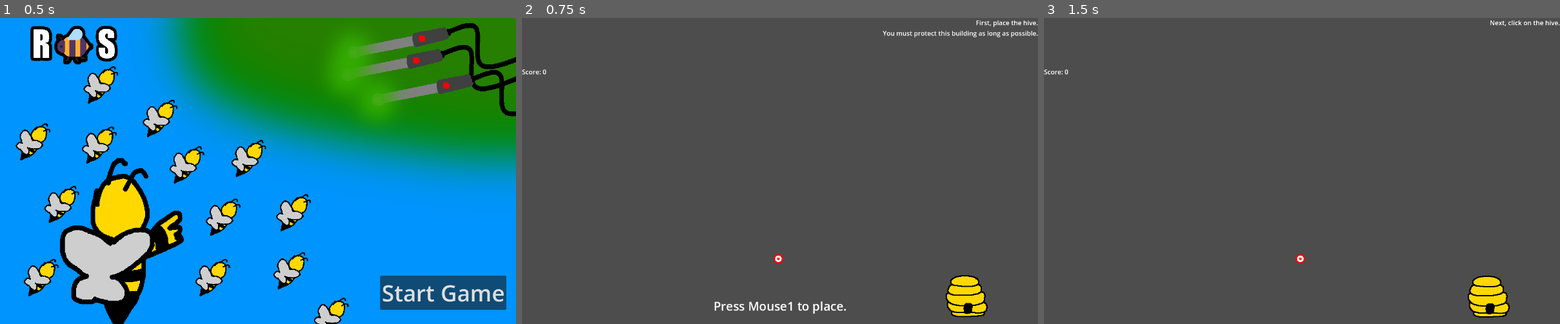
Above: before the commit, frames 1-3 (left to right).
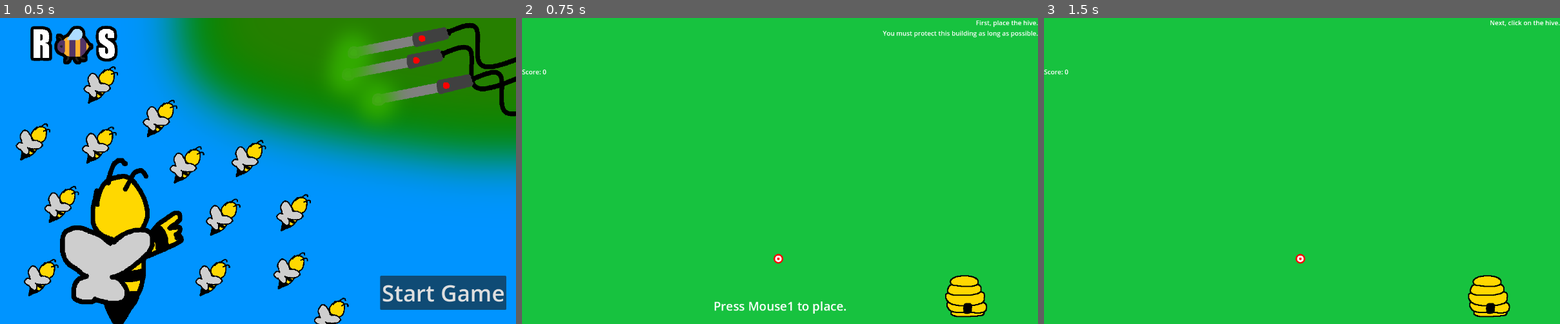
Above: after the commit, the same moments.

Repository: SHyguymoll/EGDxSGDASpring2023
Game: Godot game, scene res://scenes/Main.tscn
Two runs of this game, one before a commit and one after it. Both use one fixed random seed, a clock stepped at 60 frames per second and the inputs below.
Inputs (mouse positions are in pixels of both pictures, inside the frame that each line leads up to):
- Up to frame 1 (0.5 s): no input
- Up to frame 2 (0.75 s): click "Start Game" at 0.5 s
- Up to frame 3 (1.5 s): tap Enter at 1.25 s; move the mouse to (1487, 293) at 1.27 s; click (1487, 293) at 1.42 s

Frame 1 is identical in both runs. In frame 2, 99% of the frame differs, in the area x 0-100%, y 0-100%; in frame 3, 99%.

Commit message:
Web preset, the grass is greener, camera scrolling is too finicky so I disabled it

Diff:
--- a/project.godot
+++ b/project.godot
@@ -19,6 +19,7 @@
 
 window/size/viewport_width=1280
 window/size/viewport_height=760
+window/stretch/mode="viewport"
 
 [editor]
 
@@ -60,3 +61,4 @@
 [rendering]
 
 textures/canvas_textures/default_texture_filter=0
+environment/defaults/default_clear_color=Color(0.0901961, 0.760784, 0.247059, 1)
--- a/scenes/Enemies/target.tscn
+++ b/scenes/Enemies/target.tscn
@@ -24,7 +24,7 @@
 health_max = 0.1
 atk_timer = 1000.0
 accuracy = 0.01
-score_gain = 50
+score_gain = 1
 formation_closeness = 100.0
 team = "Evil"
 
@@ -38,7 +38,7 @@
 
 [node name="HurtBox" type="Area2D" parent="."]
 collision_layer = 8
-collision_mask = 4
+collision_mask = 0
 
 [node name="EffectArea" type="CollisionShape2D" parent="HurtBox"]
 shape = SubResource("CapsuleShape2D_qwus8")
--- a/scenes/Main.tscn
+++ b/scenes/Main.tscn
@@ -11,6 +11,7 @@
 
 [node name="Menu" type="CanvasLayer" parent="."]
 layer = 6
+follow_viewport_enabled = true
 
 [node name="Node2D" type="Control" parent="Menu"]
 layout_mode = 3
--- a/scenes/Player/commander/bee_leader_base.tscn
+++ b/scenes/Player/commander/bee_leader_base.tscn
@@ -130,7 +130,7 @@
 health_max = 5.0
 atk = 3.0
 atk_timer = 3.0
-speed = 0.4
+speed = 1.1
 accuracy = 1.0
 formation_closeness = 100.0
 team = "Player"
--- a/scenes/Player/solder/bee_normal.tscn
+++ b/scenes/Player/solder/bee_normal.tscn
@@ -39,7 +39,7 @@
 health_max = 1.0
 atk = 0.35
 atk_timer = 35.0
-speed = 0.5
+speed = 1.1
 accuracy = 0.5
 leader = NodePath("")
 formation_closeness = 50.0
--- a/scripts/Camera.gd
+++ b/scripts/Camera.gd
@@ -1,6 +1,6 @@
 extends Camera2D
 
-func _unhandled_input(event):
-	if event is InputEventMouseMotion:
-		if event.button_mask == MOUSE_BUTTON_MASK_MIDDLE:
-			position -= event.relative * zoom
+#func _unhandled_input(event):
+#	if event is InputEventMouseMotion:
+#		if event.button_mask == MOUSE_BUTTON_MASK_MIDDLE:
+#			position -= event.relative * zoom
Not shown, added: export_presets.cfg
